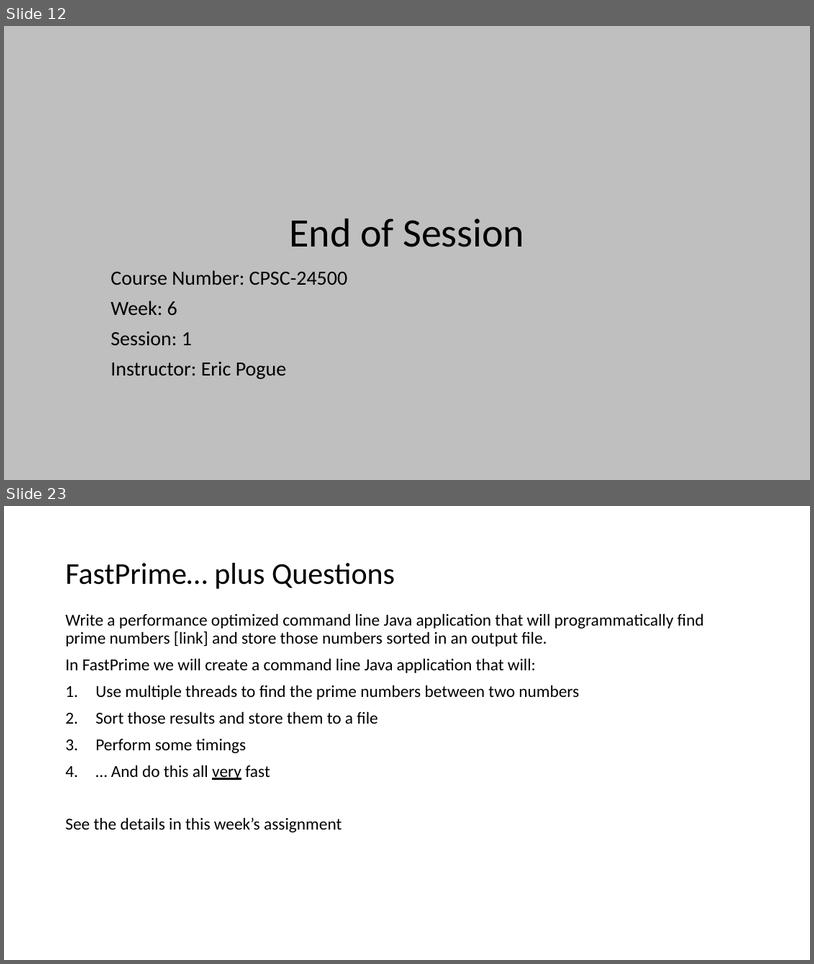
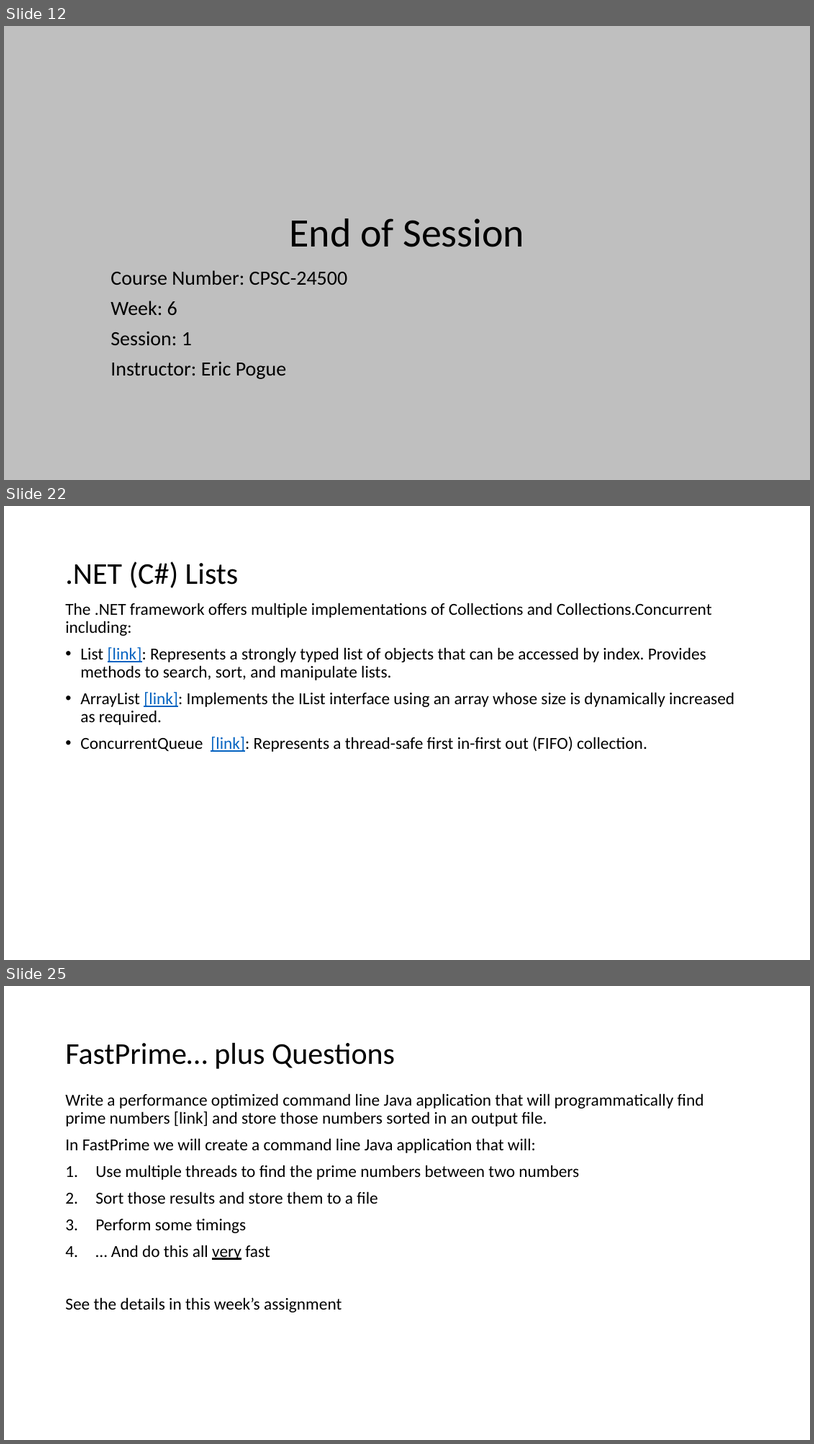
Before and after one commit to EricJPogue/www-epogue-info, a slide deck: CPSC-24500/Week06/2017SpringW06Slides.pptx. Shown one above the other, each under a label of ours: slides 12 and 23 before the commit, slides 12, 22 and 25 after it; the slides between them are not shown. The pictures are 814x964 and 814x1444 pixels, drawn with LibreOffice and Linux fonts; fonts in the diff are those of the drawing. Boxes give left, top, right and bottom in pixels: in the first picture for what was removed or moved away, otherwise in the second. Text is boxed around its words. In the diff, an @@ line names an element or a change of style, - is before the commit and + after.

```diff
--- a/CPSC-24500/Week06/2017SpringW06Slides.pptx
+++ b/CPSC-24500/Week06/2017SpringW06Slides.pptx
@@ slide 22 added at <box>4,506,810,960</box>, background #FFFFFF @@
@@ title added at <box>65,561,239,588</box>, 36 pt, text #000000 @@
+.NET (C#) Lists
@@ text added at <box>65,602,735,752</box>, 20 pt, text #000000 @@
+The .NET framework offers multiple implementations of Collections and Collections.Concurrent including:
+• List [link]: Represents a strongly typed list of objects that can be accessed by index. Provides methods to search, sort, and manipulate lists.
+• ArrayList [link]: Implements the IList interface using an array whose size is dynamically increased as required.
+• ConcurrentQueue [link]: Represents a thread-safe first in-first out (FIFO) collection.
@@ what was slide 23 is now slide 25 @@
```
Also in this commit, not shown: 4 slides changed, 7 other slides added, 7 slides removed, 2 other files.
